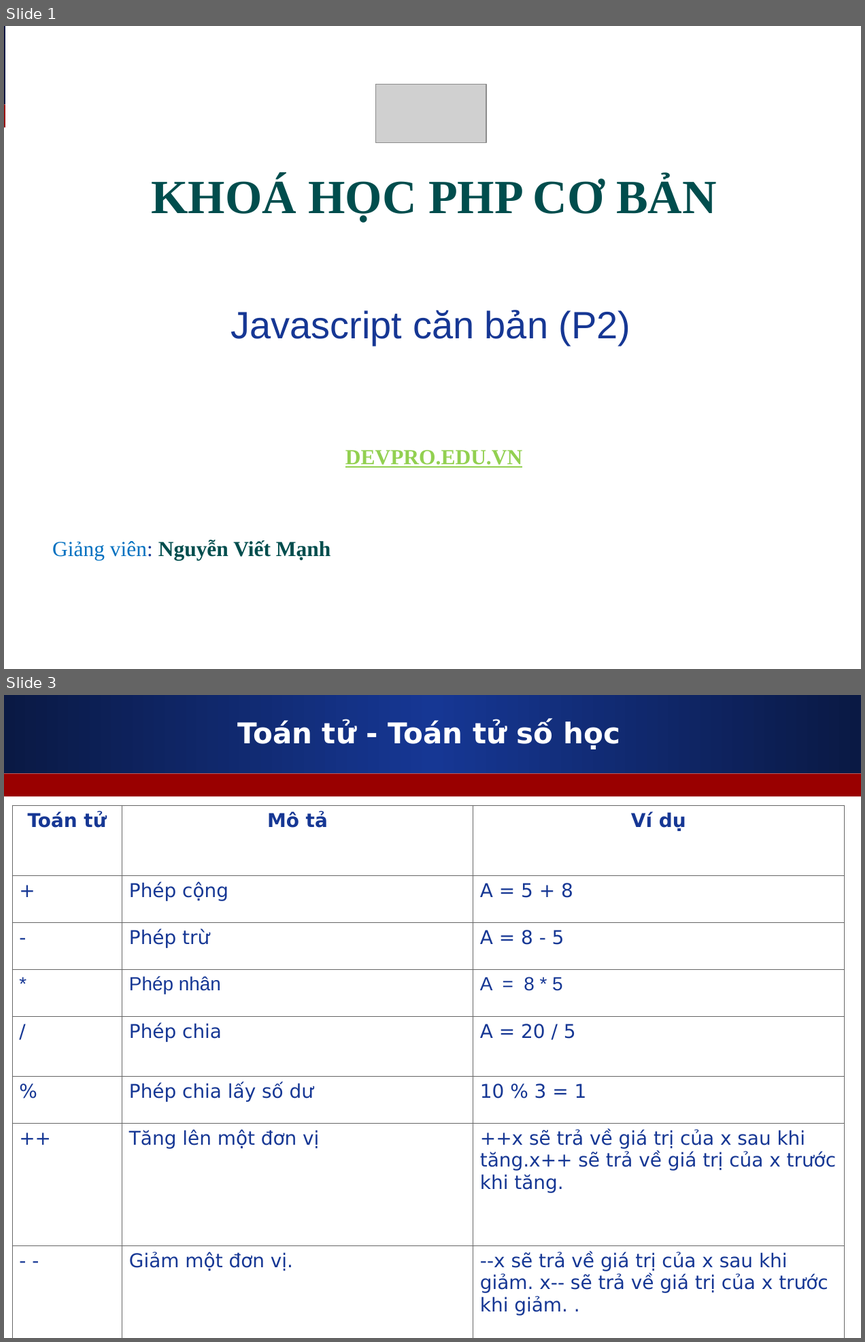
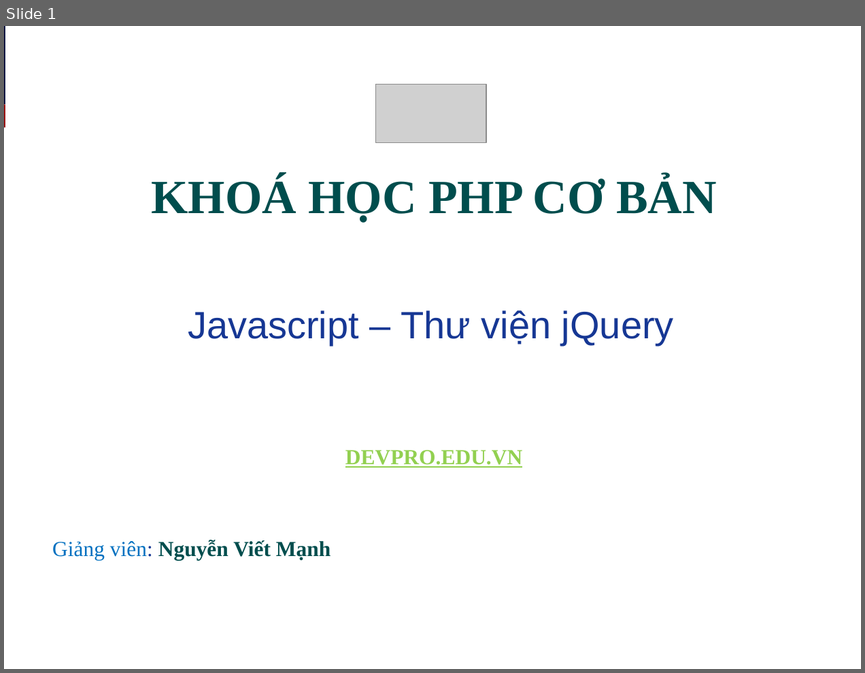
Before and after one commit to melng124/php39_devpro, a slide deck: Day8_Javascript_jQuery/Slide_bai_giang/Javascript_jQuery.ppt. Shown one above the other, each under a label of ours: slides 1 and 3 before the commit, slide 1 after it; the slides between them are not shown. The pictures are 865x1342 and 865x673 pixels, drawn with LibreOffice and Linux fonts; fonts in the diff are those of the drawing; grey boxes stand for pictures. Boxes give left, top, right and bottom in pixels: in the first picture for what was removed or moved away, otherwise in the second. Text is boxed around its words. In the diff, an @@ line names an element or a change of style, - is before the commit and + after.

```diff
--- a/Day8_Javascript_jQuery/Slide_bai_giang/Javascript_jQuery.ppt
+++ b/Day8_Javascript_jQuery/Slide_bai_giang/Javascript_jQuery.ppt
@@ slide 3 removed at box(4, 695, 861, 1338), background #FFFFFF; not listed: 2 template elements that a slide beside it also shows @@
@@ title removed at box(237, 720, 620, 749) @@
-Toán tử - Toán tử số học
@@ table removed at box(11, 806, 844, 1338), 8 rows, 3 columns @@
-Toán tử | Mô tả | Ví dụ
-+ | Phép cộng | A = 5 + 8
-- | Phép trừ | A = 8 - 5
-* | Phép nhân | A = 8 * 5
-/ | Phép chia | A = 20 / 5
-% | Phép chia lấy số dư | 10 % 3 = 1
-++ | Tăng lên một đơn vị | ++x sẽ trả về giá trị của x sau khi tăng.x++ sẽ trả về giá trị của x trước khi tăng.
-- - | Giảm một đơn vị. | --x sẽ trả về giá trị của x sau khi giảm. x-- sẽ trả về giá trị của x trước khi giảm. .
@@ slide 1 changed as well @@
@@ text at box(188, 310, 674, 346): text changed @@
-Javascript căn bản (P2)
+Javascript – Thư viện jQuery
```
Also in this commit, not shown: 13 slides added, 13 other slides removed, 1 other file.
